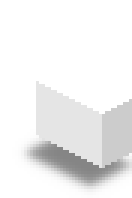
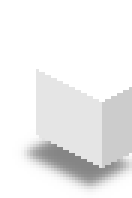
Revision of a layered 132×198 image; what changed, layer by layer:
painted on "Top half" over [39,72,129,114]
painted on "Front" over [102,87,132,114]
painted on "Side" over [36,69,102,114]
